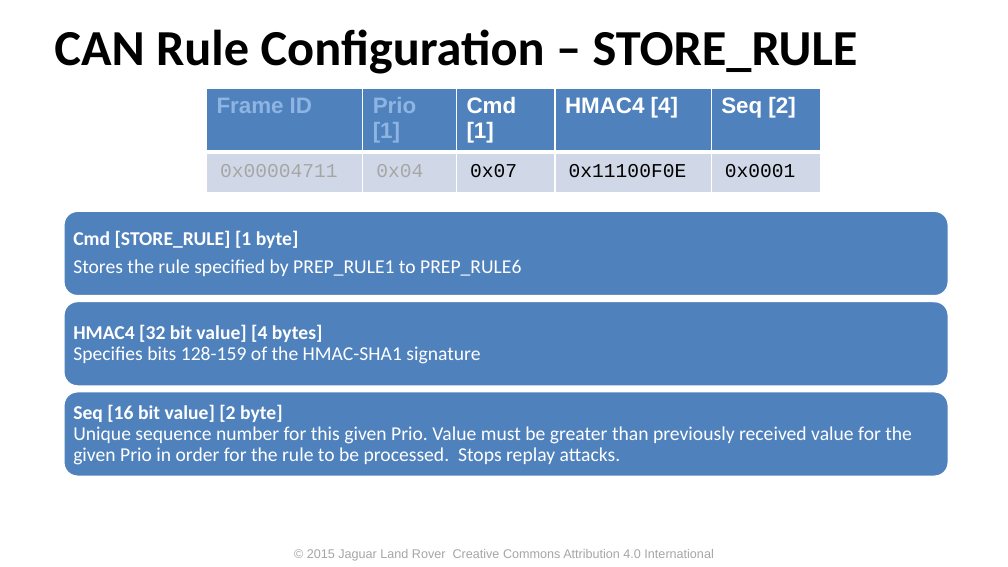
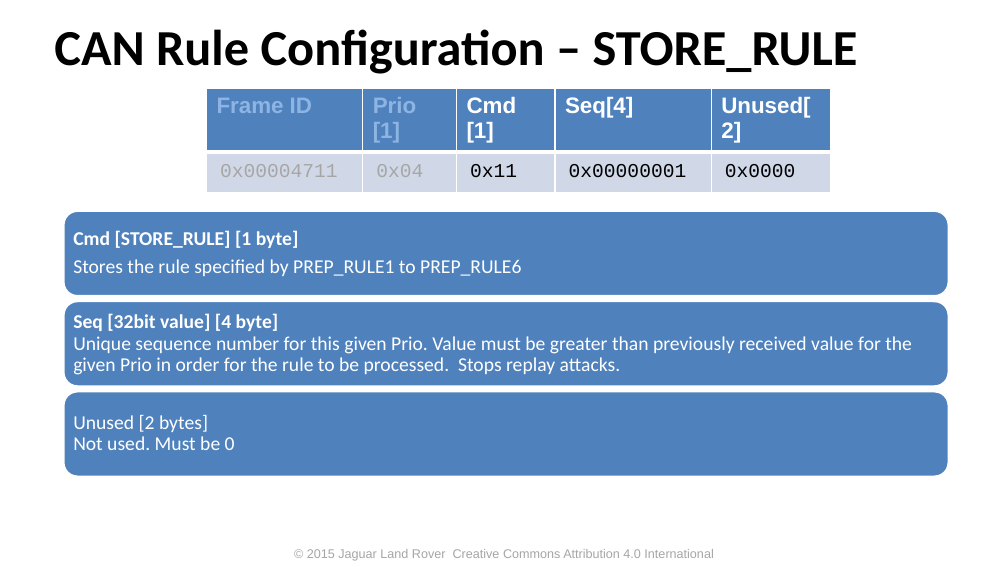
Before and after one commit to PDXostc/canfw, a slide deck: slide 20 of doc/CAN Firewall.pptx (slide 16 before the commit). Drawn at 1008x567 pixels with LibreOffice and Linux fonts; fonts in the diff are those of the drawing; background and template pictures are left out. Boxes give left, top, right and bottom in pixels: in the first picture for what was removed or moved away, otherwise in the second. Text is boxed around its words. In the diff, an @@ line names an element or a change of style, - is before the commit and + after.

Commit message:
Modified with HMAC-SHA256 signature

```diff
--- a/doc/CAN Firewall.pptx
+++ b/doc/CAN Firewall.pptx
@@ table at (207, 88, 831, 182) @@
-row 1, column 4: HMAC4 [4]
+row 1, column 4: Seq[4]
-row 1, column 5: Seq [2]
+row 1, column 5: Unused[2]
-row 2: 0x00004711 | 0x04 | 0x07 | 0x11100F0E | 0x0001
+row 2: 0x00004711 | 0x04 | 0x11 | 0x00000001 | 0x0000
@@ table: place and size @@
-table at (207, 88, 822, 182)
+table at (207, 88, 831, 182)
@@ text at (73, 313, 912, 375): text changed @@
-Seq [16 bit value] [2 byte]
-Unique sequence number for this given Prio. Value must be greater than previously received value for the given Prio in order for the rule to be processed. Stops replay attacks.
+Seq [32bit value] [4 byte]
+Unique sequence number for this given Prio. Value must be greater than previously received value for the given Prio in order for the rule to be processed. Stops replay attacks.
@@ text removed at (73, 324, 480, 364) @@
-HMAC4 [32 bit value] [4 bytes]
-Specifies bits 128-159 of the HMAC-SHA1 signature
@@ text added at (73, 415, 235, 450), 14 pt, text #FFFFFF @@
+Unused [2 bytes]
+Not used. Must be 0
```
Also in this commit, not shown: 6 other slides changed, 4 slides added, 1 other file.
